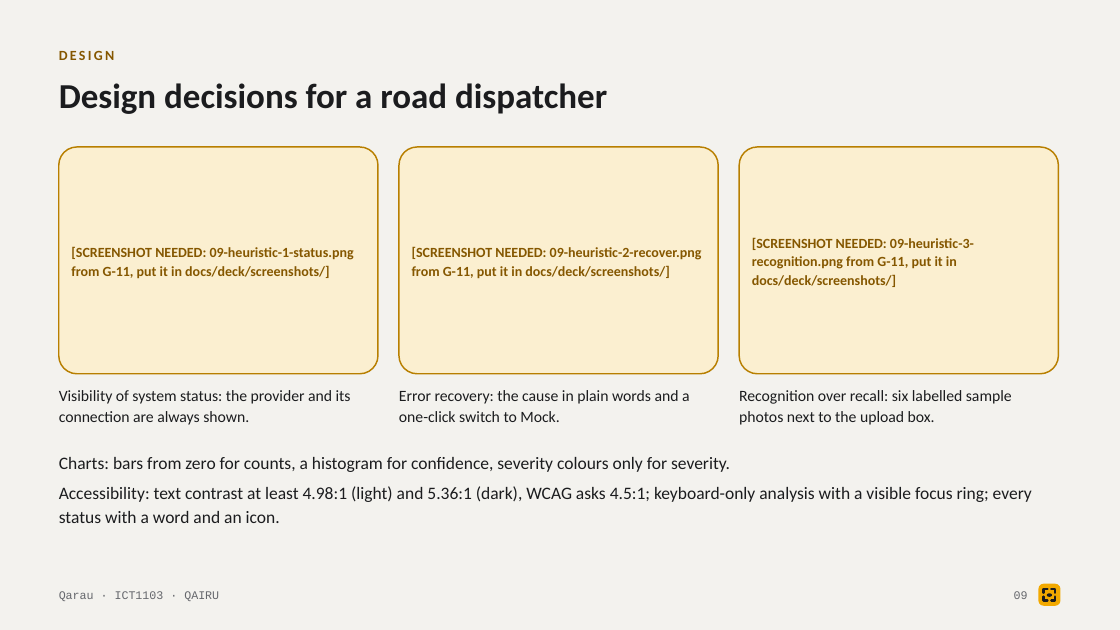
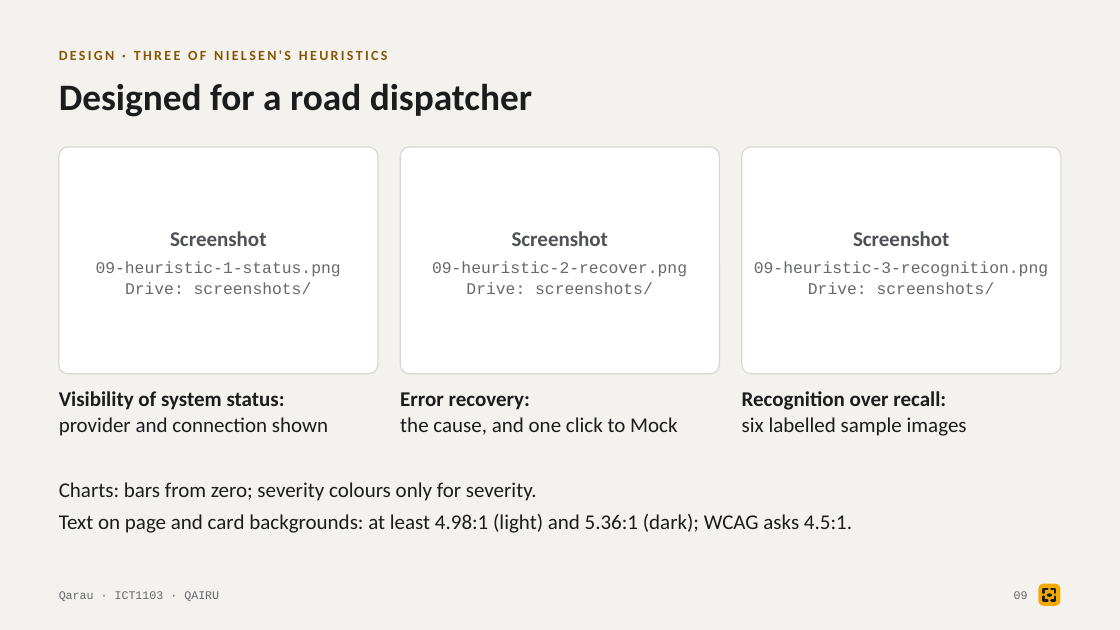
Before and after one commit to tairqaldy/jolscan-ict-final-1st-trimester, a slide deck: slide 9 of docs/deck/qarau-defense-deck.pptx. Drawn at 1120x630 pixels with LibreOffice and Linux fonts; fonts in the diff are those of the drawing. Boxes give left, top, right and bottom in pixels: in the first picture for what was removed or moved away, otherwise in the second. Text is boxed around its words. In the diff, an @@ line names an element or a change of style, - is before the commit and + after.

```diff
--- a/docs/deck/qarau-defense-deck.pptx
+++ b/docs/deck/qarau-defense-deck.pptx
@@ text at <box>59,50,388,60</box>: text changed @@
-DESIGN
+DESIGN · THREE OF NIELSEN'S HEURISTICS
@@ text at <box>59,83,532,117</box>: text changed; size 30 to 32 pt @@
-Design decisions for a road dispatcher
+Designed for a road dispatcher
@@ fill #FBEFD0 to #FFFFFF; outline #B87F00 1.25 pt to #DAD7CF 1 pt; proportions changed in 3 elements at <box>59,147,378,374</box>, <box>400,147,719,374</box>, <box>742,147,1061,374</box> @@
@@ text at <box>96,231,341,294</box>: text changed; size 12 to 14 pt; font Calibri to Courier New; text colour #855700 to #66686D; bold off @@
-[SCREENSHOT NEEDED: 09-heuristic-1-status.png from G-11, put it in docs/deck/screenshots/]
+Screenshot
+09-heuristic-1-status.png
+Drive: screenshots/
@@ text at <box>432,231,687,294</box>: text changed; size 12 to 14 pt; font Calibri to Courier New; text colour #855700 to #66686D; bold off @@
-[SCREENSHOT NEEDED: 09-heuristic-2-recover.png from G-11, put it in docs/deck/screenshots/]
+Screenshot
+09-heuristic-2-recover.png
+Drive: screenshots/
@@ text at <box>754,231,1048,294</box>: text changed; size 12 to 14 pt; font Calibri to Courier New; text colour #855700 to #66686D; bold off @@
-[SCREENSHOT NEEDED: 09-heuristic-3-recognition.png from G-11, put it in docs/deck/screenshots/]
+Screenshot
+09-heuristic-3-recognition.png
+Drive: screenshots/
@@ text at <box>59,391,328,436</box>: text changed; size 13.5 to 18 pt @@
-Visibility of system status: the provider and its connection are always shown.
+Visibility of system status:
+provider and connection shown
@@ text at <box>400,392,677,435</box>: text changed; size 13.5 to 18 pt @@
-Error recovery: the cause in plain words and a one-click switch to Mock.
+Error recovery:
+the cause, and one click to Mock
@@ text at <box>742,391,967,436</box>: text changed; size 13.5 to 18 pt @@
-Recognition over recall: six labelled sample photos next to the upload box.
+Recognition over recall:
+six labelled sample images
@@ text at <box>59,482,852,533</box>: text changed; size 15 to 18 pt @@
-Charts: bars from zero for counts, a histogram for confidence, severity colours only for severity.
-Accessibility: text contrast at least 4.98:1 (light) and 5.36:1 (dark), WCAG asks 4.5:1; keyboard-only analysis with a visible focus ring; every status with a word and an icon.
+Charts: bars from zero; severity colours only for severity.
+Text on page and card backgrounds: at least 4.98:1 (light) and 5.36:1 (dark); WCAG asks 4.5:1.
```
Also in this commit, not shown: 16 other slides changed, 5 other files.
